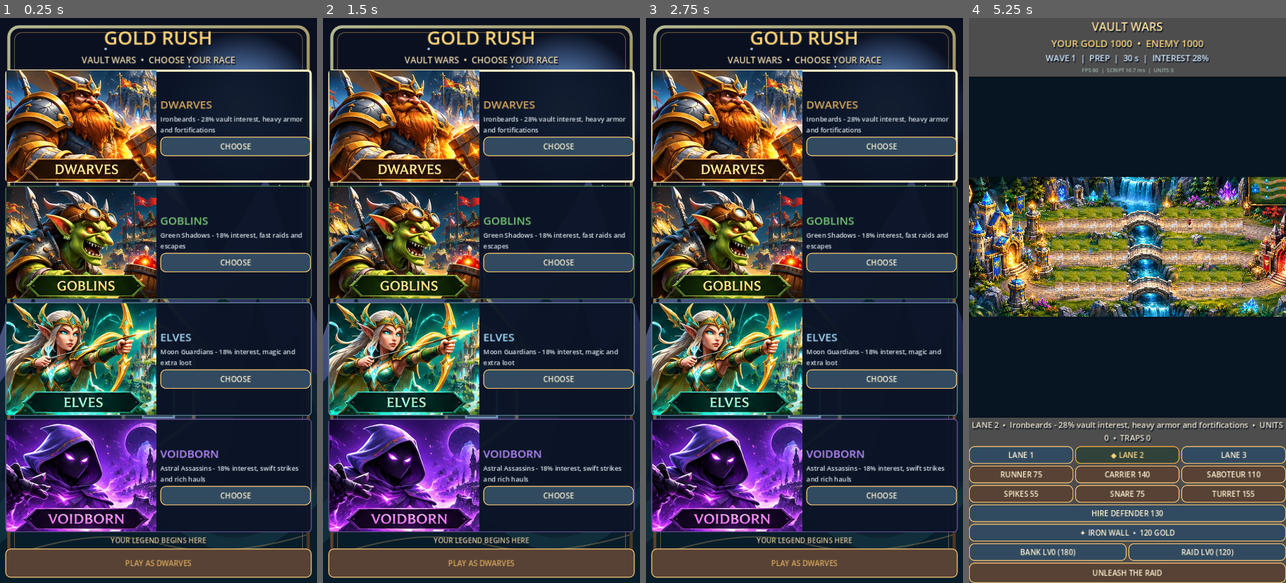
Above: before the commit, frames 1-4 (left to right).
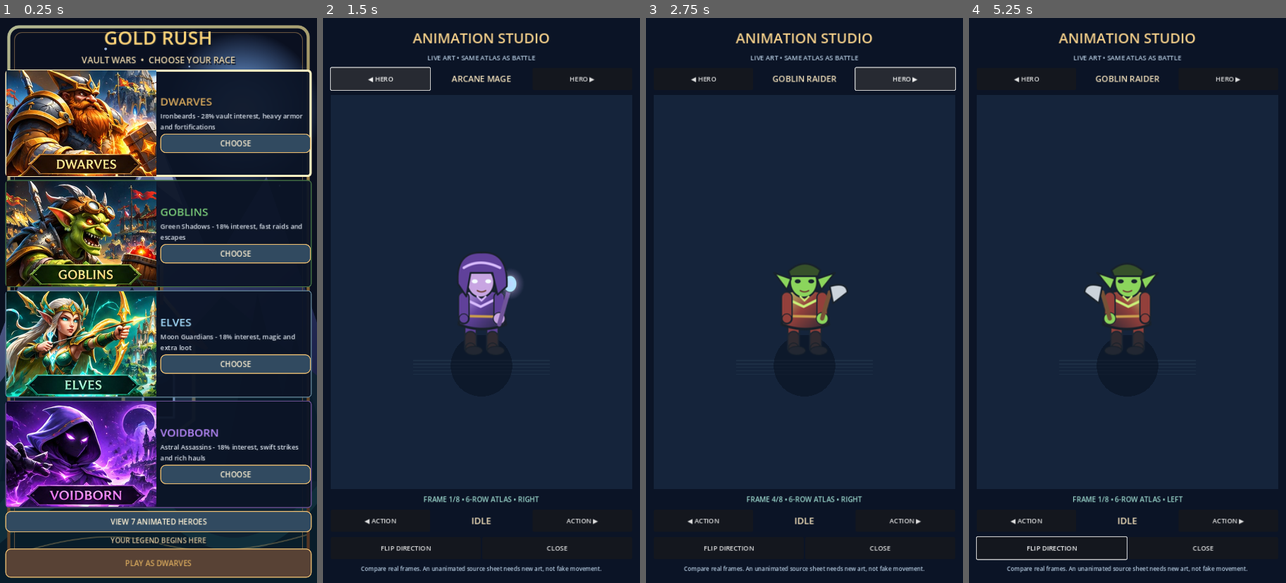
Above: after the commit, the same moments.

Repository: krzych3d/Gold-rush-mobile
Game: Godot game, scene res://main.tscn
The game is run twice, just before and just after one commit, with the same random seed, the same clock (stepped at 60 frames per second) and the same inputs.
Inputs (mouse positions are in pixels of both pictures, inside the frame that each line leads up to):
- Up to frame 1 (0.25 s): no input
- Up to frame 2 (1.5 s): click (481, 520) at 0.5 s, where only the run after the commit has a clickable "VIEW 7 ANIMATED HEROES"; click (380, 80) at 1.25 s, where only the run after the commit has a clickable "◀ HERO"
- Up to frame 3 (2.75 s): click (905, 80) at 2 s, where only the run after the commit has a clickable "HERO ▶"
- Up to frame 4 (5.25 s): click (1026, 520) at 2.75 s, where only the run after the commit has a clickable "◀ ACTION"; click (1228, 520) at 3.5 s, where only the run after the commit has a clickable "ACTION ▶"; click (1051, 549) at 4.25 s, where only the run after the commit has a clickable "FLIP DIRECTION"; click "PLAY AS DWARVES" at 5 s

The runs differ from the first frame. In frame 1, 48% of the frame differs, in the area x 1-99%, y 9-91%; in frame 2, 56%; in frame 3, 56%; in frame 4, 92%, in the area x 0-100%, y 0-100%.

Commit message:
Add functional seven-unit animations studio and synced combat effects
* Add real-time sprite animation gallery for seven playable characters

* Integrate animation studio and synchronize seven character combat/deposit effects

* Add headless smoke test for seven animated unit atlases and controls

* Run gallery smoke test and validate animation asset changes in CI

* Verify actual combat hits trigger matching attack frames

Diff:
--- /dev/null
+++ b/ci/smoke_animation_gallery.gd
@@ -0,0 +1,63 @@
+extends SceneTree
+## Headless test: assets load, the animation viewer renders, direction and actions change.
+
+func _initialize() -> void:
+	call_deferred("_run_smoke")
+
+func _run_smoke() -> void:
+	var gallery_script = load("res://scripts/animation_gallery.gd")
+	if gallery_script == null:
+		push_error("Animation gallery script could not be loaded")
+		quit(1)
+		return
+	var viewer = gallery_script.new()
+	root.add_child(viewer)
+	viewer.size = Vector2(720, 1280)
+	await process_frame
+	if viewer.atlases.size() != 7:
+		push_error("Expected seven animated characters")
+		quit(1)
+		return
+	for atlas in viewer.atlases:
+		if atlas == null or atlas.get_width() != 1024 or atlas.get_height() != 768:
+			push_error("Every six-row character atlas must be 1024x768")
+			quit(1)
+			return
+	viewer._change_unit(1)
+	viewer._change_action(1)
+	viewer._flip()
+	if viewer.selected_unit != 5 or viewer.selected_action != 1 or viewer.facing_right:
+		push_error("Animation navigation or direction flip failed")
+		quit(1)
+		return
+	await process_frame
+	print("Animation studio smoke test: 7 characters, 6+ actions, facing flip OK")
+	viewer.queue_free()
+	# Regression: a real melee hit must trigger the attacking unit's animation.
+	var main_scene := load("res://main.tscn") as PackedScene
+	var game = main_scene.instantiate()
+	root.add_child(game)
+	game.size = Vector2(720, 1280)
+	await process_frame
+	game._choose_faction(1)
+	game._buy_guard()
+	game._begin_attack()
+	var target_unit: Dictionary = {}
+	for unit in game.units:
+		if int(unit["side"]) == 1 and int(unit["lane"]) == 1:
+			target_unit = unit
+			break
+	if target_unit.is_empty():
+		push_error("Unable to spawn enemy for melee regression")
+		quit(1)
+		return
+	# Enemy approaches the allied guard from the opposite end of the lane.
+	target_unit["position"] = 0.81
+	game._guard_combat(0.05)
+	if float(target_unit.get("attack_time", 0.0)) <= 0.0:
+		push_error("Melee damage did not trigger the attacker animation")
+		quit(1)
+		return
+	print("Combat smoke test: melee strike drives sprite animation")
+	game.queue_free()
+	quit(0)
--- /dev/null
+++ b/scripts/animation_gallery.gd
@@ -0,0 +1,175 @@
+extends Control
+## In-game QA viewer for the actual animation atlases used by the battlefield.
+## No additional image generation, network requests, or paid APIs.
+
+const UNIT_NAMES := [
+	"DWARF DEFENDER", "DWARF CARRIER", "ELF RANGER", "ARCANE MAGE",
+	"GOBLIN RAIDER", "GOBLIN SABOTEUR", "SHADOW WOLF"
+]
+const SHEET_PATHS := [
+	"res://assets/epic/animations/dwarf_defender_sheet.png",
+	"res://assets/epic/animations/dwarf_carrier_sheet.png",
+	"res://assets/epic/animations/elf_ranger_sheet.png",
+	"res://assets/epic/animations/arcane_mage_sheet.png",
+	"res://assets/epic/animations/goblin_raider_sheet.png",
+	"res://assets/epic/animations/goblin_saboteur_sheet.png",
+	"res://assets/epic/animations/shadow_wolf_sheet.png"
+]
+const ACTION_NAMES := ["IDLE", "WALK", "ATTACK", "HIT", "DEATH", "DEPOSIT", "CARRY"]
+const ACTION_ROWS := [0, 1, 2, 3, 4, 5, 1]
+const ACTION_FPS := [5.0, 10.0, 11.0, 10.0, 11.0, 10.0, 10.0]
+const GOBLIN_FRAMES := [8, 12, 12, 8, 16, 12, 12]
+
+var selected_unit := 4
+var selected_action := 0
+var facing_right := true
+var elapsed := 0.0
+var preview: Control
+var unit_label: Label
+var action_label: Label
+var frame_label: Label
+var atlases: Array[Texture2D] = []
+var goblin_strips: Dictionary = {}
+
+func _ready() -> void:
+	set_anchors_and_offsets_preset(Control.PRESET_FULL_RECT)
+	mouse_filter = Control.MOUSE_FILTER_STOP
+	for path in SHEET_PATHS:
+		atlases.append(load(path) as Texture2D)
+	for i in ACTION_NAMES.size():
+		var path: String = "res://assets/epic/animations/goblin_raider_%s.png" % ACTION_NAMES[i].to_lower()
+		if ResourceLoader.exists(path):
+			var strip := load(path) as Texture2D
+			if strip != null and strip.get_height() == 192 and strip.get_width() == GOBLIN_FRAMES[i] * 192:
+				goblin_strips[i] = strip
+	var backdrop := ColorRect.new()
+	backdrop.color = Color("0b1426")
+	backdrop.set_anchors_and_offsets_preset(Control.PRESET_FULL_RECT)
+	add_child(backdrop)
+	var margins := MarginContainer.new()
+	margins.set_anchors_and_offsets_preset(Control.PRESET_FULL_RECT)
+	margins.add_theme_constant_override("margin_left", 18)
+	margins.add_theme_constant_override("margin_right", 18)
+	margins.add_theme_constant_override("margin_top", 22)
+	margins.add_theme_constant_override("margin_bottom", 22)
+	add_child(margins)
+	var layout := VBoxContainer.new()
+	layout.add_theme_constant_override("separation", 12)
+	margins.add_child(layout)
+	var title := Label.new()
+	title.text = "ANIMATION STUDIO"
+	title.horizontal_alignment = HORIZONTAL_ALIGNMENT_CENTER
+	_decorate(title, 32, Color("f6d18b"))
+	layout.add_child(title)
+	var sub := Label.new()
+	sub.text = "LIVE ART • SAME ATLAS AS BATTLE"
+	sub.horizontal_alignment = HORIZONTAL_ALIGNMENT_CENTER
+	_decorate(sub, 15, Color("b4cadf"))
+	layout.add_child(sub)
+	var unit_controls := HBoxContainer.new()
+	layout.add_child(unit_controls)
+	_add_button(unit_controls, "◀ HERO", _change_unit.bind(-1))
+	unit_label = Label.new()
+	unit_label.horizontal_alignment = HORIZONTAL_ALIGNMENT_CENTER
+	unit_label.size_flags_horizontal = Control.SIZE_EXPAND_FILL
+	_decorate(unit_label, 19, Color("f5e3bd"))
+	unit_controls.add_child(unit_label)
+	_add_button(unit_controls, "HERO ▶", _change_unit.bind(1))
+	preview = Control.new()
+	preview.custom_minimum_size = Vector2(0, 320)
+	preview.size_flags_vertical = Control.SIZE_EXPAND_FILL
+	preview.draw.connect(_draw_preview)
+	layout.add_child(preview)
+	frame_label = Label.new()
+	frame_label.horizontal_alignment = HORIZONTAL_ALIGNMENT_CENTER
+	_decorate(frame_label, 16, Color("9ad6cb"))
+	layout.add_child(frame_label)
+	var action_controls := HBoxContainer.new()
+	layout.add_child(action_controls)
+	_add_button(action_controls, "◀ ACTION", _change_action.bind(-1))
+	action_label = Label.new()
+	action_label.horizontal_alignment = HORIZONTAL_ALIGNMENT_CENTER
+	action_label.size_flags_horizontal = Control.SIZE_EXPAND_FILL
+	_decorate(action_label, 21, Color("f5e3bd"))
+	action_controls.add_child(action_label)
+	_add_button(action_controls, "ACTION ▶", _change_action.bind(1))
+	var direction_controls := HBoxContainer.new()
+	layout.add_child(direction_controls)
+	_add_button(direction_controls, "FLIP DIRECTION", _flip)
+	_add_button(direction_controls, "CLOSE", _close)
+	var footnote := Label.new()
+	footnote.text = "Compare real frames. An unanimated source sheet needs new art, not fake movement."
+	footnote.autowrap_mode = TextServer.AUTOWRAP_WORD_SMART
+	footnote.horizontal_alignment = HORIZONTAL_ALIGNMENT_CENTER
+	_decorate(footnote, 13, Color("b4cadf"))
+	layout.add_child(footnote)
+	_refresh_labels()
+	set_process(true)
+
+func _decorate(label: Label, size: int, color: Color) -> void:
+	label.add_theme_font_size_override("font_size", size)
+	label.add_theme_color_override("font_color", color)
+
+func _add_button(parent: HBoxContainer, caption: String, handler: Callable) -> void:
+	var button := Button.new()
+	button.text = caption
+	button.custom_minimum_size = Vector2(120, 50)
+	button.size_flags_horizontal = Control.SIZE_EXPAND_FILL
+	button.add_theme_font_size_override("font_size", 15)
+	parent.add_child(button)
+	button.pressed.connect(handler)
+
+func _change_unit(direction: int) -> void:
+	selected_unit = posmod(selected_unit + direction, UNIT_NAMES.size())
+	elapsed = 0.0
+	_refresh_labels()
+
+func _change_action(direction: int) -> void:
+	selected_action = posmod(selected_action + direction, ACTION_NAMES.size())
+	elapsed = 0.0
+	_refresh_labels()
+
+func _flip() -> void:
+	facing_right = not facing_right
+	_refresh_labels()
+
+func _close() -> void:
+	queue_free()
+
+func _refresh_labels() -> void:
+	unit_label.text = UNIT_NAMES[selected_unit]
+	action_label.text = ACTION_NAMES[selected_action]
+	preview.queue_redraw()
+
+func _process(delta: float) -> void:
+	elapsed += delta
+	preview.queue_redraw()
+
+func _draw_preview() -> void:
+	var center := Vector2(preview.size.x * 0.5, preview.size.y * 0.67)
+	preview.draw_rect(Rect2(Vector2.ZERO, preview.size), Color("15243b"))
+	for j in 5:
+		var off: float = float(j - 2) * 52.0
+		preview.draw_line(center + Vector2(-155, 19 + off * 0.15), center + Vector2(155, 19 + off * 0.15), Color("527185", 0.14), 2)
+	preview.draw_circle(center + Vector2(0, 15), 70, Color("060e1c", 0.5))
+	var strip: Texture2D = goblin_strips.get(selected_action) if selected_unit == 4 else null
+	var source: Texture2D = strip if strip != null else atlases[selected_unit]
+	if source == null:
+		frame_label.text = "MISSING SOURCE TEXTURE"
+		return
+	var cell: int = 192 if strip != null else 128
+	var frame_count: int = int(source.get_width() / cell) if strip != null else 8
+	var frame: int = int(floor(elapsed * ACTION_FPS[selected_action])) % frame_count
+	var row: int = 0 if strip != null else ACTION_ROWS[selected_action]
+	var hero_height: float = minf(preview.size.y * 0.64, 245.0)
+	var hero_width: float = hero_height
+	var flip: float = 1.0 if facing_right else -1.0
+	preview.draw_set_transform(center, 0.0, Vector2(flip, 1.0))
+	preview.draw_texture_rect_region(source,
+		Rect2(Vector2(-hero_width * 0.5, -hero_height), Vector2(hero_width, hero_height)),
+		Rect2(Vector2(float(frame * cell), float(row * cell)), Vector2(cell, cell)))
+	preview.draw_set_transform(Vector2.ZERO, 0.0, Vector2.ONE)
+	frame_label.text = "FRAME %d/%d • %s • %s" % [
+		frame + 1, frame_count, "EXTRA STRIP" if strip != null else "6-ROW ATLAS",
+		"RIGHT" if facing_right else "LEFT"
+	]
--- a/scripts/game.gd
+++ b/scripts/game.gd
@@ -1,5 +1,6 @@
 extends Control
 
+const AnimationGallery = preload("res://scripts/animation_gallery.gd")
 const MAX_WAVES := 999
 const RACE_NAMES := ["DWARVES", "GOBLINS", "ELVES", "VOIDBORN"]
 const RACE_DESCRIPTIONS := ["Ironbeards - 28% vault interest, heavy armor and fortifications", "Green Shadows - 18% interest, fast raids and escapes", "Moon Guardians - 18% interest, magic and extra loot", "Astral Assassins - 18% interest, swift strikes and rich hauls"]
@@ -344,6 +345,12 @@
 		_style_button(choose, true)
 		details.add_child(choose)
 		choose.pressed.connect(_preview_faction.bind(i))
+	var gallery_button := Button.new()
+	gallery_button.text = "VIEW 7 ANIMATED HEROES"
+	gallery_button.custom_minimum_size.y = 48
+	_style_button(gallery_button, true)
+	column.add_child(gallery_button)
+	gallery_button.pressed.connect(_open_animation_gallery)
 	var footer := Label.new()
 	footer.text = "YOUR LEGEND BEGINS HERE"
 	footer.horizontal_alignment = HORIZONTAL_ALIGNMENT_CENTER
@@ -357,6 +364,11 @@
 	column.add_child(confirm)
 	confirm.pressed.connect(_confirm_faction)
 	_preview_faction(0)
+
+func _open_animation_gallery() -> void:
+	# Add to the top-level scene, above the faction selection overlay.
+	# The gallery can be closed without changing race or resetting a match.
+	add_child(AnimationGallery.new())
 
 func _preview_faction(index: int) -> void:
 	selected_race = index
@@ -452,10 +464,14 @@
 func _guard_combat(dt: float) -> void:
 	for guard in guards.duplicate():
 		if float(guard["health"]) <= 0.0:
+			# Defenders use the same non-looping defeat animation as raiders.
+			_record_fallen({"side": guard["side"], "lane": guard["lane"], "kind": 0,
+				"position": guard["position"], "returning": false})
 			guards.erase(guard)
 			continue
 		guard["cooldown"] = maxf(0.0, float(guard["cooldown"]) - dt)
 		guard["attack_time"] = maxf(0.0, float(guard.get("attack_time", 0.0)) - dt)
+		guard["hit_time"] = maxf(0.0, float(guard.get("hit_time", 0.0)) - dt)
 		var gp: Vector2 = _point(int(guard["lane"]), float(guard["position"]), int(guard["side"]))
 		var target: Dictionary = {}
 		var nearest := 135.0
@@ -483,7 +499,13 @@
 				continue
 			var up: Vector2 = _point(int(unit["lane"]), clampf(float(unit["position"]), 0.0, 1.0), int(unit["side"]))
 			if gp.distance_to(up) < 48.0:
-				guard["health"] -= (9.0 if int(unit["kind"]) == -1 else 14.0) * dt
+				# One discrete contact strike each 0.65s: the pose now matches damage.
+				# Preserve the previous average damage per second.
+				if float(unit.get("strike_cooldown", 0.0)) <= 0.0:
+					guard["health"] -= (9.0 if int(unit["kind"]) == -1 else 14.0) * 0.65
+					guard["hit_time"] = 0.28
+					unit["attack_time"] = 0.45
+					unit["strike_cooldown"] = 0.65
 
 func _record_fallen(data: Dictionary) -> void:
 	fallen_actors.append({"side": int(data["side"]), "kind": int(data["kind"]), "lane": int(data["lane"]), "position": float(data["position"]), "age": 0.0, "returning": bool(data.get("returning", false))})
@@ -646,6 +668,7 @@
 		unit["action_time"] = float(unit.get("action_time", 0.0)) + dt
 		unit["hit_time"] = maxf(0.0, float(unit.get("hit_time", 0.0)) - dt)
 		unit["attack_time"] = maxf(0.0, float(unit.get("attack_time", 0.0)) - dt)
+		unit["strike_cooldown"] = maxf(0.0, float(unit.get("strike_cooldown", 0.0)) - dt)
 		if float(unit.get("steal_timer", 0.0)) > 0.0:
 			unit["steal_timer"] = maxf(0.0, float(unit["steal_timer"]) - dt)
 			continue
@@ -1025,14 +1048,11 @@
 		if actor["guard"]:
 			arena.draw_arc(p + Vector2(0, 6), 22.0, 0.0, TAU, 24, Color("e6c47b", 0.55) if friendly else Color("ee6678", 0.55), 2.5)
 		_draw_health_bar(p + Vector2(0, bob), float(data["health"]), float(data["max_health"]), friendly, 42.0 if actor["guard"] else 34.0)
-		# Animated weapon glints and combat trails while raiders are fighting.
+		# All seven character sheets now have their own attack visual language.
 		if phase == "ATTACK" and animation_row == 2:
-			var strike: float = sin(visual_time * 12.0 + float(data["position"]) * 23.0)
-			if strike > 0.72:
-				var fx_color := Color("78ddff", 0.72) if friendly else Color("ff996e", 0.72)
-				var weapon_tip := p + Vector2(18.0 if friendly else -18.0, -20.0)
-				arena.draw_arc(weapon_tip, 14.0, -1.1, 1.3, 14, fx_color, 2.6)
-				arena.draw_circle(weapon_tip, 3.5, fx_color)
+			_draw_attack_effect(p, art, facing, friendly, float(data.get("attack_time", 0.0)))
+		if not actor["guard"] and int(data.get("carried", 0)) > 0:
+			_draw_carried_gold(p, facing, int(data["carried"]))
 	# Deposit gold at the home vault with a dedicated eight-frame coin-release action.
 	for deposit in deposit_actors:
 		var dp: Vector2 = _point(int(deposit["lane"]), 0.0, int(deposit["side"]))
@@ -1060,6 +1080,7 @@
 		else:
 			arena.draw_texture_rect_region(da, Rect2(Vector2(-52, -112), Vector2(105, 112)), Rect2(Vector2(float(deposit_frame * 128), 640.0), Vector2(128, 128)))
 		arena.draw_set_transform_matrix(_iso_transform())
+		_draw_deposit_effect(dp, float(deposit["age"]), int(deposit["amount"]))
 	# Play the defeat row once before removing fallen units from the screen.
 	for fallen in fallen_actors:
 		var death_p: Vector2 = _point(int(fallen["lane"]), float(fallen["position"]), int(fallen["side"]))
@@ -1102,6 +1123,56 @@
 		arena.draw_circle(Vector2(gx, gy), 2.2, Color("ffdf7a", 0.6))
 	arena.draw_set_transform(Vector2.ZERO, 0.0, Vector2.ONE)
 	# No minimap: the entire battlefield is always visible.
+
+func _draw_attack_effect(p: Vector2, art: Texture2D, facing: float, friendly: bool, remaining_attack: float) -> void:
+	# Lightweight world-space effects; sprite anatomy comes from the actual atlas frames.
+	var progress: float = clampf(1.0 - remaining_attack / 0.45, 0.0, 1.0)
+	var energy: float = sin(progress * PI)
+	if energy <= 0.03:
+		return
+	var tip := p + Vector2(facing * 19.0, -48.0)
+	var faction_color := Color("81dfff", 0.72 * energy) if friendly else Color("ff8b6e", 0.72 * energy)
+	if art == sprite_arcane_mage:
+		arena.draw_arc(tip, 14.0 + 17.0 * progress, 0.0, TAU, 20, Color("c49bff", 0.7 * energy), 2.6)
+		for i in 4:
+			var theta: float = progress * TAU + float(i) * TAU / 4.0
+			arena.draw_circle(tip + Vector2(cos(theta), sin(theta)) * 24.0, 3.0, faction_color)
+	elif art == sprite_elf_ranger:
+		var arrow_base := p + Vector2(facing * 6.0, -52.0)
+		var arrow_head := arrow_base + Vector2(facing * (15.0 + 42.0 * progress), -6.0)
+		arena.draw_line(arrow_base, arrow_head, Color("c9f4b0", energy), 3.0)
+		arena.draw_line(arrow_head, arrow_head + Vector2(-facing * 10.0, -5.0), Color("c9f4b0", energy), 2.0)
+		arena.draw_line(arrow_head, arrow_head + Vector2(-facing * 10.0, 5.0), Color("c9f4b0", energy), 2.0)
+	elif art == sprite_shadow_wolf:
+		for i in 3:
+			var origin := tip + Vector2(0, float(i - 1) * 12.0)
+			arena.draw_arc(origin, 16.0, -0.8 + progress, 1.5 + progress, 12, Color("d2baff", 0.78 * energy), 2.5)
+	elif art == sprite_goblin_saboteur:
+		for i in 5:
+			var drift: float = float(i) * 1.7 + progress * 3.0
+			arena.draw_circle(tip + Vector2(cos(drift) * 14.0, sin(drift) * 12.0), 3.0 + float(i % 2), Color("9dff80", 0.64 * energy))
+	elif art == sprite_dwarf_defender:
+		arena.draw_arc(tip, 20.0, -1.5 + progress, 0.6 + progress * 2.0, 18, Color("ffd48c", 0.85 * energy), 4.0)
+	elif art == sprite_dwarf_carrier:
+		arena.draw_arc(tip, 18.0, -0.5 + progress, 1.1 + progress * 1.8, 16, Color("f7c76a", 0.7 * energy), 3.0)
+	else:
+		arena.draw_arc(tip, 18.0, -1.2 + progress, 1.2 + progress * 1.7, 17, faction_color, 3.3)
+
+func _draw_carried_gold(p: Vector2, facing: float, amount: int) -> void:
+	# Visible payload travels with the carrier, rather than drawing a deposit pose.
+	var coin_p := p + Vector2(-facing * 15.0, -69.0)
+	var glimmer: float = 0.45 + 0.35 * sin(visual_time * 7.0 + p.x)
+	arena.draw_circle(coin_p, 6.0 + minf(float(amount) / 100.0, 3.0), Color("ecae43", 0.9))
+	arena.draw_arc(coin_p, 4.5, 0.0, TAU, 12, Color("fff2bc", glimmer), 1.8)
+
+func _draw_deposit_effect(p: Vector2, age: float, amount: int) -> void:
+	var t: float = clampf(age / 0.75, 0.0, 1.0)
+	var alpha: float = 1.0 - t
+	for i in 5:
+		var angle: float = TAU * float(i) / 5.0 + t * 1.5
+		var spread: float = 8.0 + 32.0 * t
+		var location := p + Vector2(cos(angle) * spread, -64.0 - t * 26.0 + sin(angle) * 10.0)
+		arena.draw_circle(location, 2.8 + minf(float(amount) / 180.0, 2.0), Color("ffd56a", alpha))
 
 func _draw_minimap() -> void:
 	# Fixed screen-space overview, independent from the scrolling battlefield.
